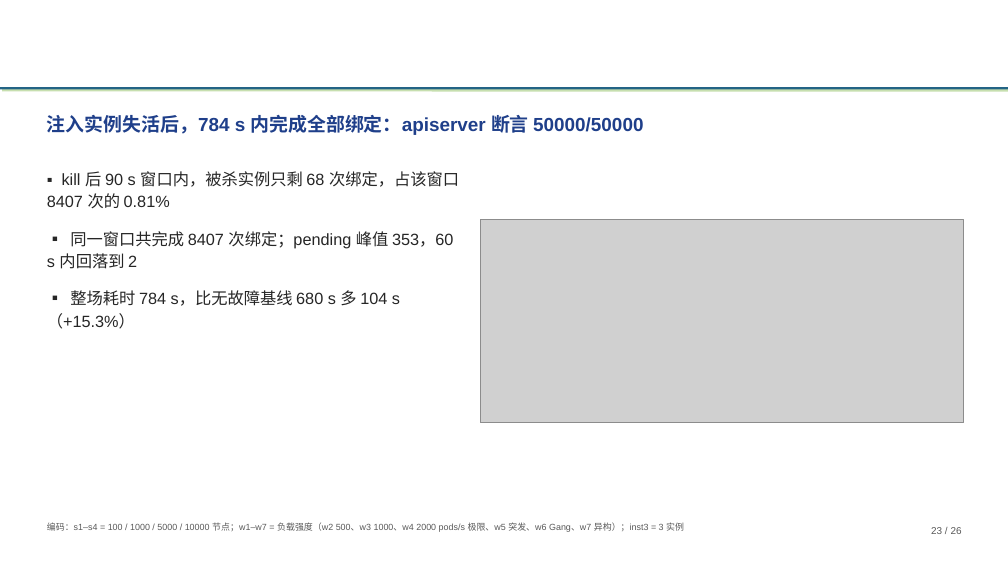
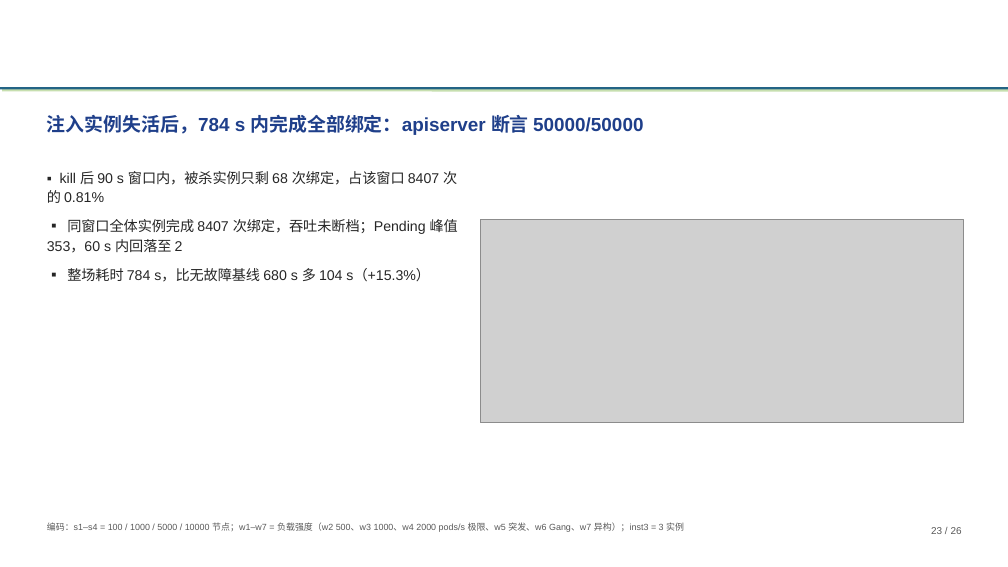
Before and after one commit to tengfei86/godel-scheduler, a slide deck: slide 23 of docs/thesis/defense/基于etcd的分布式Kubernetes调度器研究与实现-高铜.pptx. Drawn at 1008x567 pixels with LibreOffice and Linux fonts; fonts in the diff are those of the drawing; grey boxes stand for pictures; background and template pictures are left out. Boxes give left, top, right and bottom in pixels: in the first picture for what was removed or moved away, otherwise in the second. Text is boxed around its words. In the diff, an @@ line names an element or a change of style, - is before the commit and + after.

```diff
--- a/docs/thesis/defense/基于etcd的分布式Kubernetes调度器研究与实现-高铜.pptx
+++ b/docs/thesis/defense/基于etcd的分布式Kubernetes调度器研究与实现-高铜.pptx
@@ text at (47, 171, 457, 282): size 15.5 to 13.5 pt in "▪ kill 后 90 s 窗口内，被杀实例只剩 68 ...", "▪ 整场耗时 784 s，比无故障基线 680 s 多 ..."; less space between paragraphs @@
@@ text at (47, 219, 458, 253): text changed; size 15.5 to 13.5 pt @@
-▪ 同一窗口共完成 8407 次绑定；pending 峰值 353，60 s 内回落到 2
+▪ 同窗口全体实例完成 8407 次绑定，吞吐未断档；Pending 峰值 353，60 s 内回落至 2
```
Also in this commit, not shown: 2 other files.
